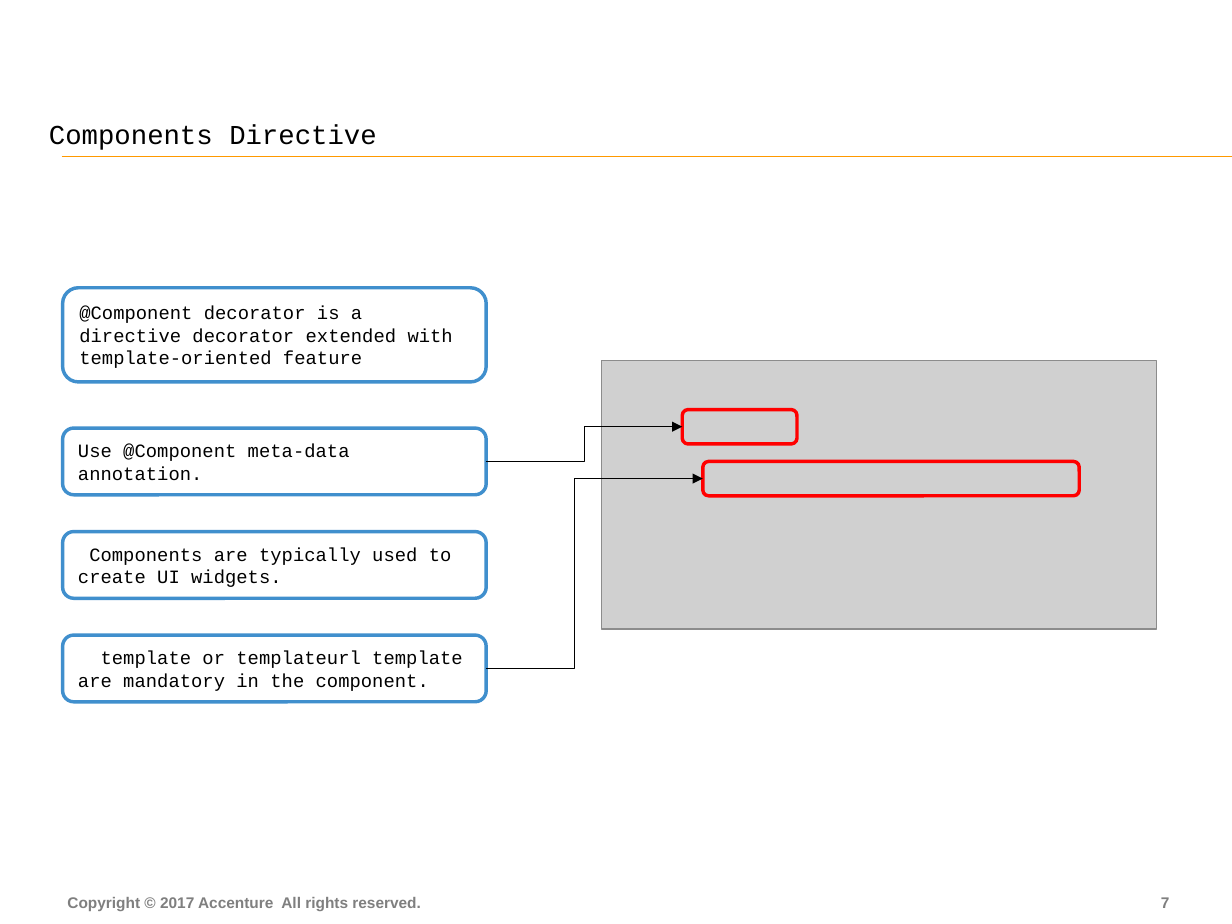
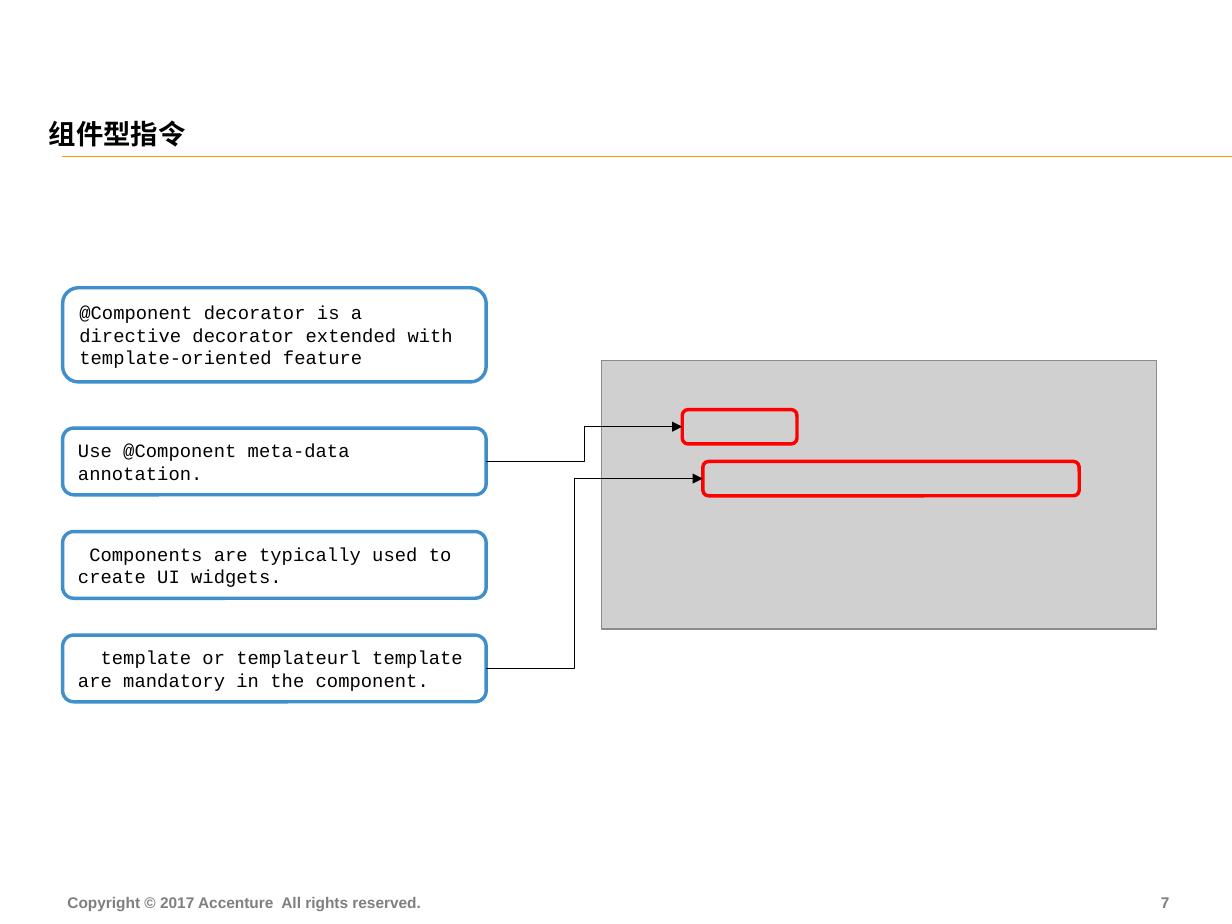
Before and after one commit to FS-Angular-Interest-Group/AngularTraining, a slide deck: slide 8 of PPT/06-Accenture-FS-Angular-Directive.pptx. Drawn at 1232x924 pixels with LibreOffice and Linux fonts; fonts in the diff are those of the drawing; grey boxes stand for pictures. Boxes give left, top, right and bottom in pixels: in the first picture for what was removed or moved away, otherwise in the second. Text is boxed around its words. In the diff, an @@ line names an element or a change of style, - is before the commit and + after.

```diff
--- a/PPT/06-Accenture-FS-Angular-Directive.pptx
+++ b/PPT/06-Accenture-FS-Angular-Directive.pptx
@@ title at (49, 120, 185, 147): text changed; bold on @@
-Components Directive
+组件型指令
```
Also in this commit, not shown: 13 other slides changed.
